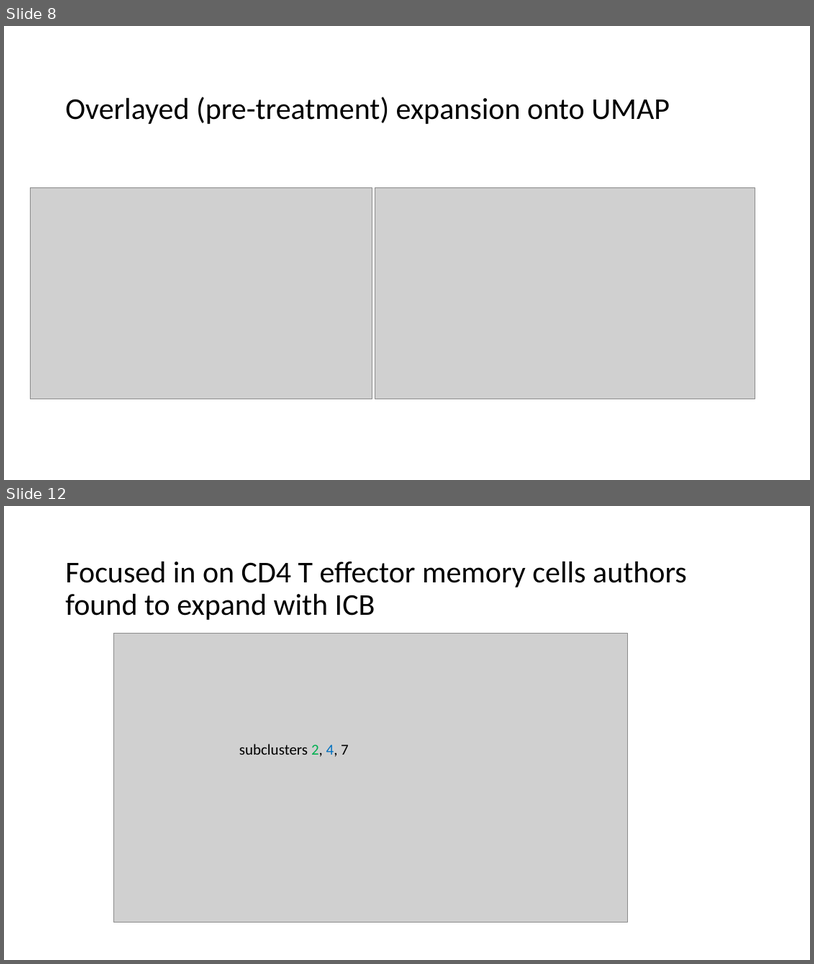
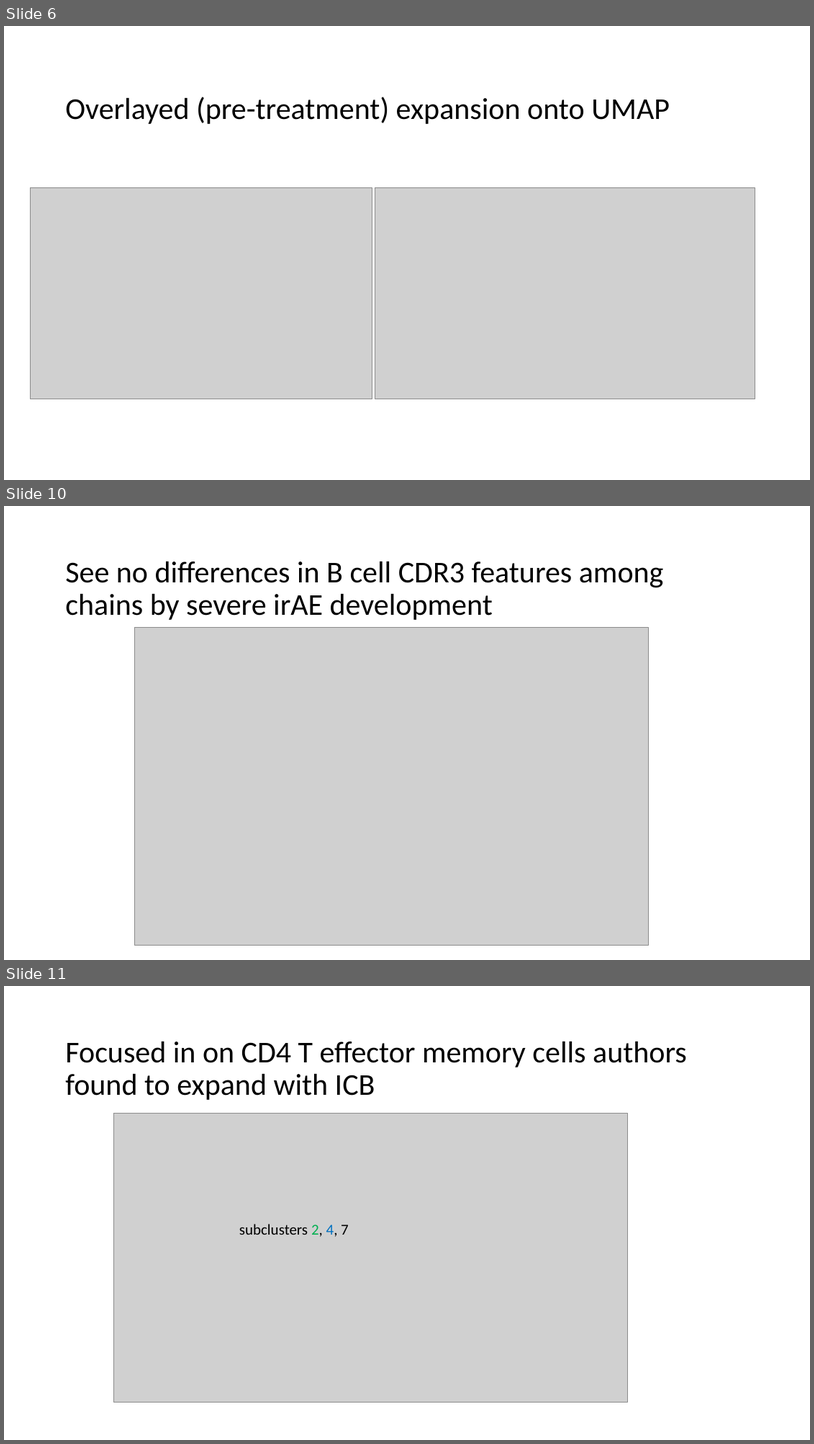
Before and after one commit to tybottorff/bottorffdocs, a slide deck: linsley_postdoc/presentations/weekly_meetings/10_19_23.pptx. Shown one above the other, each under a label of ours: slides 8 and 12 before the commit, slides 6, 10 and 11 after it; the slides between them are not shown. The pictures are 814x964 and 814x1444 pixels, drawn with LibreOffice and Linux fonts; fonts in the diff are those of the drawing; grey boxes stand for pictures. Boxes give left, top, right and bottom in pixels: in the first picture for what was removed or moved away, otherwise in the second. Text is boxed around its words. In the diff, an @@ line names an element or a change of style, - is before the commit and + after.

```diff
--- a/linsley_postdoc/presentations/weekly_meetings/10_19_23.pptx
+++ b/linsley_postdoc/presentations/weekly_meetings/10_19_23.pptx
@@ slide 10 added at box(4, 506, 810, 960), background #FFFFFF @@
@@ title added at box(65, 561, 664, 620), 36 pt, text #000000 @@
+See no differences in B cell CDR3 features among chains by severe irAE development
@@ picture added at box(134, 627, 649, 944) @@
@@ what was slide 8 is now slide 6 @@
@@ what was slide 12 is now slide 11 @@
```
Also in this commit, not shown: 6 slides changed, 3 other slides added, 2 slides removed.
